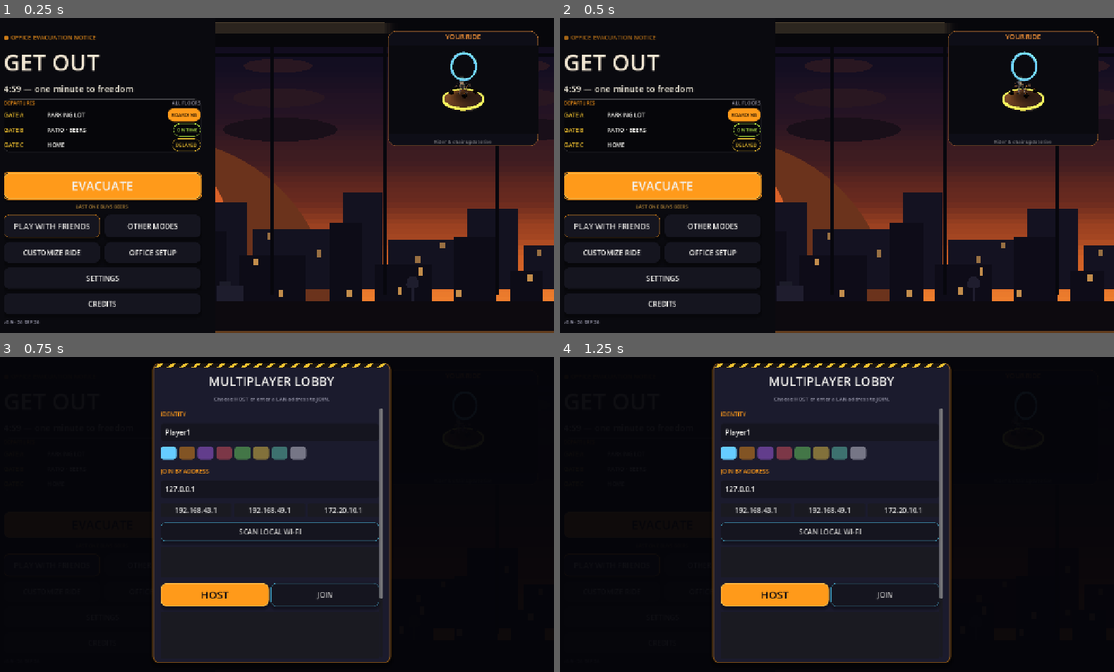
Above: before the commit, frames 1-4 (two rows, left to right).
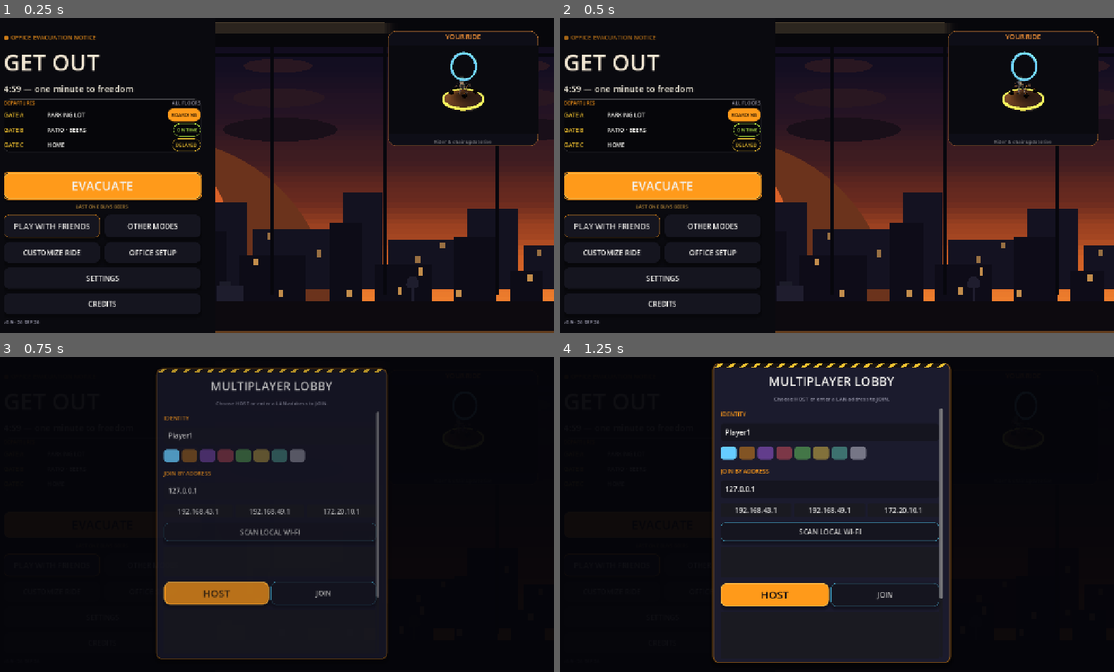
Above: after the commit, the same moments.

Repository: jiracipika/friday-evacuation
Game: Godot game, scene res://scenes/Main.tscn
Same seed, same stepped clock (60 frames per second), same inputs: the game is played once before the commit and once after it.
Inputs:
- Up to frame 1 (0.25 s): no input
- Up to frame 2 (0.5 s): no input
- Up to frame 3 (0.75 s): click "PLAY WITH FRIENDS" at 0.5 s
- Up to frame 4 (1.25 s): no input

Frames 1-2 are identical in both runs. In frame 3, 8.5% of the frame differs, in the area x 27-71%, y 2-98%; in frame 4, nothing differs.

Commit message:
P2 (motion): standard overlay entrance for lobby + settings
UITheme.apply_entrance(): fade+scale 0.4s ease-out, reduced-motion
instant, deferred kickoff for correct pivot. Menu suites all green
(112/112, 23/23, 9/9, 24/24). Microcopy voice sweep remains queued in
results/P2.md.

Diff:
--- a/scripts/Lobby.gd
+++ b/scripts/Lobby.gd
@@ -45,6 +45,8 @@
 	var box = VBoxContainer.new()
 	box.add_theme_constant_override("separation", 12)
 	panel.add_child(box)
+	# P2: standard overlay entrance (fade+scale, reduced-motion instant).
+	UI_THEME.apply_entrance(panel, self)
 	var tape: Control = UI_THEME.TapeStrip.new()
 	tape.name = "TapeStrip"
 	tape.custom_minimum_size = Vector2(0, 10)
--- a/scripts/Settings.gd
+++ b/scripts/Settings.gd
@@ -131,6 +131,7 @@
 	style.content_margin_top = 24.0
 	style.content_margin_bottom = 24.0
 	panel.add_theme_stylebox_override("panel", style)
+	UI_THEME.apply_entrance(panel, self)
 
 	# Outer column: title / scrollable body / pinned BACK. (PanelContainer
 	# stacks bare children on top of each other, so they must live in a
--- a/scripts/UITheme.gd
+++ b/scripts/UITheme.gd
@@ -248,3 +248,24 @@
 		if tick >= 0.0 and maximum > 0.0:
 			var tx := size.x * clampf(tick / maximum, 0.0, 1.0)
 			draw_rect(Rect2(Vector2(tx - 1.0, 0.0), Vector2(2.0, size.y)), TICK)
+
+## P2/D5 motion: the standard overlay entrance — fade+scale-in 0.4s
+## ease-out. Reduced motion (user setting) leaves the panel as-is (instant).
+## Safe to call from _ready: the tween kickoff is deferred one frame so the
+## panel's layout size is known before the pivot is set.
+static func apply_entrance(panel: Control, host: Node) -> void:
+	var a11y = load("res://scripts/Accessibility.gd")
+	if a11y != null and a11y.reduced_motion_enabled():
+		return
+	panel.modulate = Color(1, 1, 1, 0)
+	panel.scale = Vector2(0.9, 0.9)
+	var kickoff := func() -> void:
+		if not is_instance_valid(panel):
+			return
+		panel.pivot_offset = panel.size / 2.0
+		var tw = host.create_tween().set_parallel(true)
+		tw.tween_property(panel, "modulate:a", 1.0, 0.4) \
+			.set_trans(Tween.TRANS_QUAD).set_ease(Tween.EASE_OUT)
+		tw.tween_property(panel, "scale", Vector2.ONE, 0.4) \
+			.set_trans(Tween.TRANS_QUAD).set_ease(Tween.EASE_OUT)
+	kickoff.call_deferred()
Binary file added: docs/ui-continuation/evidence/P2/lobby-entrance-mid.png
Not shown, changed: docs/ui-continuation/STATUS.md
Not shown, added: docs/ui-continuation/results/P2.md
